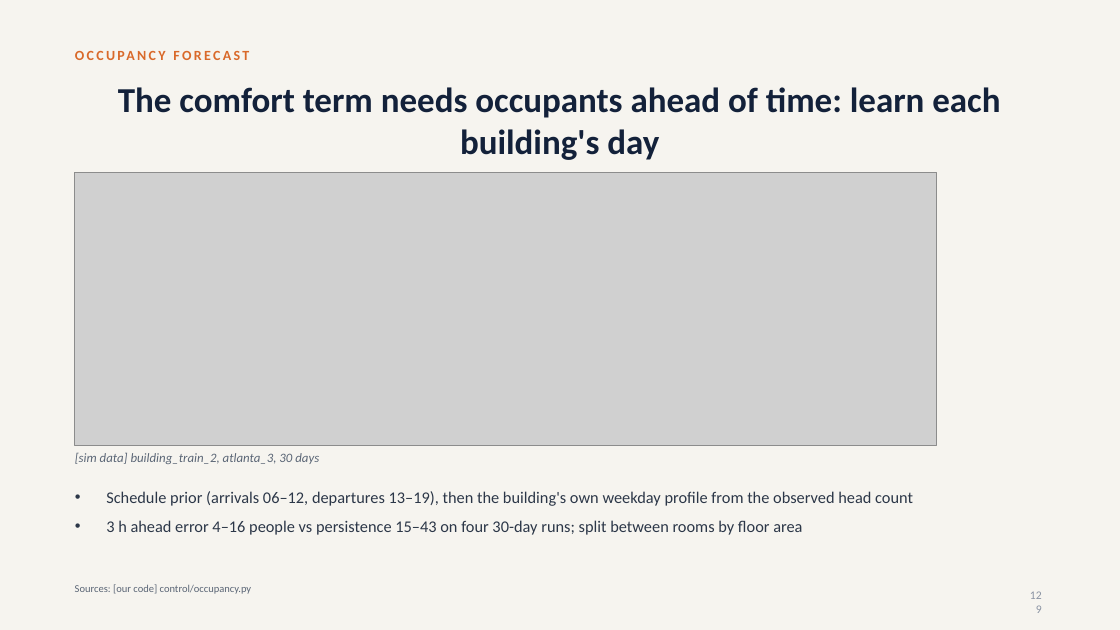
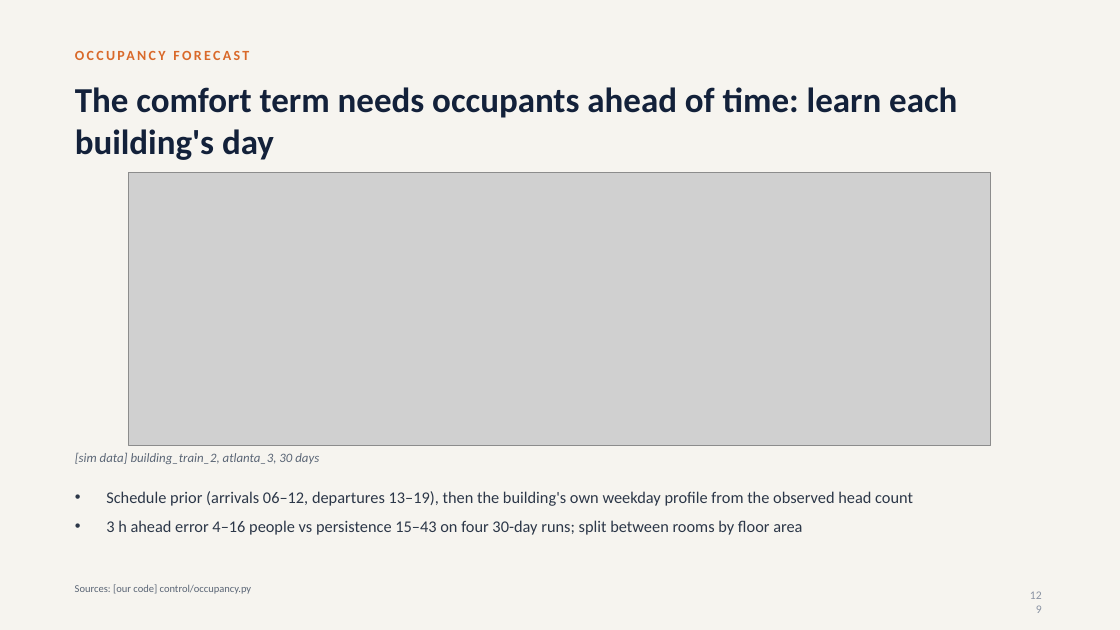
Before and after one commit to srivathsanb14/working-code, a slide deck: slide 129 of docs/One_Controller_for_Every_Building.pptx. Drawn at 1120x630 pixels with LibreOffice and Linux fonts; fonts in the diff are those of the drawing; grey boxes stand for pictures. Boxes give left, top, right and bottom in pixels: in the first picture for what was removed or moved away, otherwise in the second. Text is boxed around its words. In the diff, an @@ line names an element or a change of style, - is before the commit and + after.

```diff
--- a/docs/One_Controller_for_Every_Building.pptx
+++ b/docs/One_Controller_for_Every_Building.pptx
@@ title "The comfort term needs occupants ..." at [75,87,957,160]: alignment centre to left @@
@@ picture: place and size @@
-picture at [75,172,937,445]
+picture at [129,172,991,445]
```
Also in this commit, not shown: 140 other slides changed, 4 other files.
